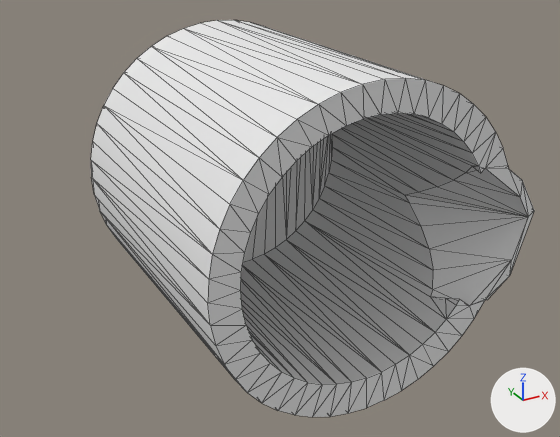
A saved change to the OBJ model predicators/envs/assets/urdf/jug/jug.obj.
Before and after are seen from a 50 mm lens placed at (-22.0, -51.0, 13.2), pointed at (0.1, -10.9, -6.9). Lighting does not change. The marker at lower right points along +X, +Y and +Z. The first picture is the older version. Mesh edges are drawn as thin lines. Where no turn or scale is listed for an object, it has been applied to the vertices.

Names of what the first picture shows: 'obj_0'.
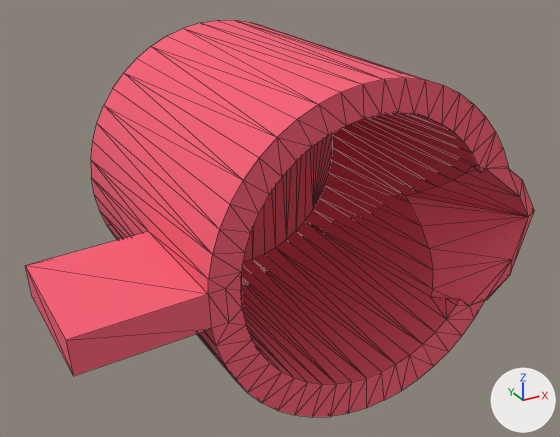
The newer file is also turned or shifted as a whole; pictures and numbers use the older file's frame.

Where the change shows, as pixel boxes (x1, y1, x2, y2) in the pictures (560 x 437 px; the box of a moved part takes in the faces that stretch with it):
'obj_0', reshaped (15% wider)
    before: (91, 20, 534, 417)
    after: (25, 20, 534, 417)
part 1 of me_obj_0, moved or reshaped
    before: (91, 20, 435, 384)
    after: (25, 20, 435, 384)
part 2 of me_obj_0, recoloured (white to red)
    both: (91, 20, 534, 417)

What changed in the scene script:
```text
Add mat_color_15277357:
    mat_color_15277357 = principled_material('color_15277357')
    mat_color_15277357.base_color = (0.914, 0.114, 0.176)  # red #f55f74
    mat_color_15277357.roughness = 1.0
Change me_obj_0:
    used by ob_obj_0; location = (0.0, 0.0, 0.0)
    remove me_obj_0.from_pydata(...)  # 215 vertices, 426 faces; spans x -9.0..14.7, y -20.0..0.0, z -16.0..4.0
    add me_obj_0.from_pydata(...)  # 225 vertices, 446 faces; spans x -16.0..14.7, y -20.0..0.0, z -16.0..4.0
    me_obj_0 part 1
    2 vertices are removed from x -9.0..-8.9, y -20.0, z -7.3..-6.0
    150 faces are deleted
    12 vertices are added at x -16.0..-7.9, y -20.0..-11.6, z -8.0..-5.5
    170 new faces join them
    me_obj_0 part 2: 276 faces spanning x -8.9..14.7, y -20.0..0.0, z -16.0..4.0 switch from mat_color_16089887 (white #e7e7e7) to mat_color_15277357 (red #f55f74)
```
